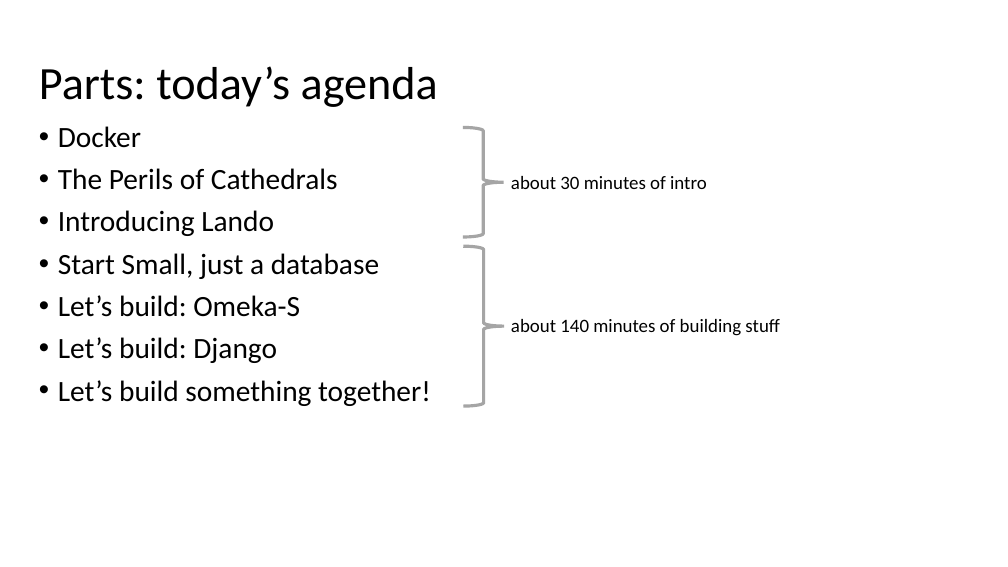
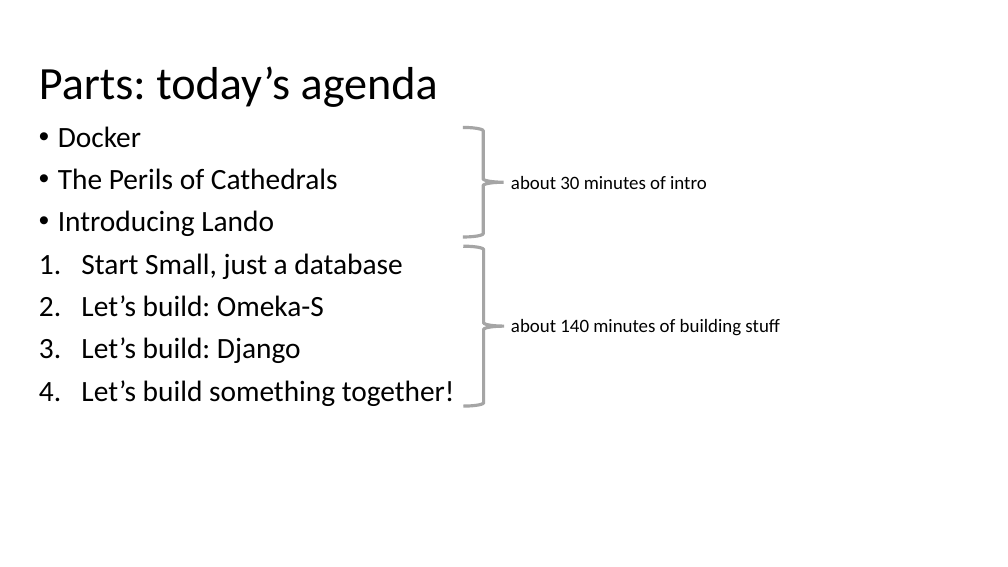
Before and after one commit to hardyoyo/code4lib2021-workshop, a slide deck: slide 4 of LearningAsWeGo-DecomposingDevEnvironmentsWithLando.pptx. Drawn at 1008x567 pixels with LibreOffice and Linux fonts; fonts in the diff are those of the drawing; background and template pictures are left out. Boxes give left, top, right and bottom in pixels: in the first picture for what was removed or moved away, otherwise in the second. Text is boxed around its words. In the diff, an @@ line names an element or a change of style, - is before the commit and + after.

```diff
--- a/LearningAsWeGo-DecomposingDevEnvironmentsWithLando.pptx
+++ b/LearningAsWeGo-DecomposingDevEnvironmentsWithLando.pptx
@@ text at bbox=[81, 253, 455, 406]: bullet • to 1. @@
```
Also in this commit, not shown: 1 other slide changed, 1 other file.
